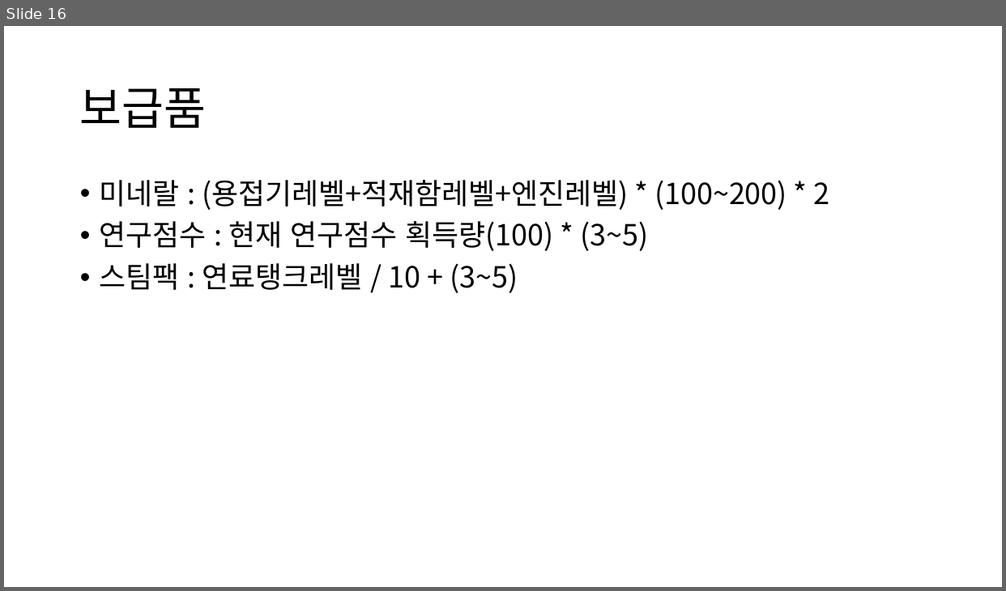
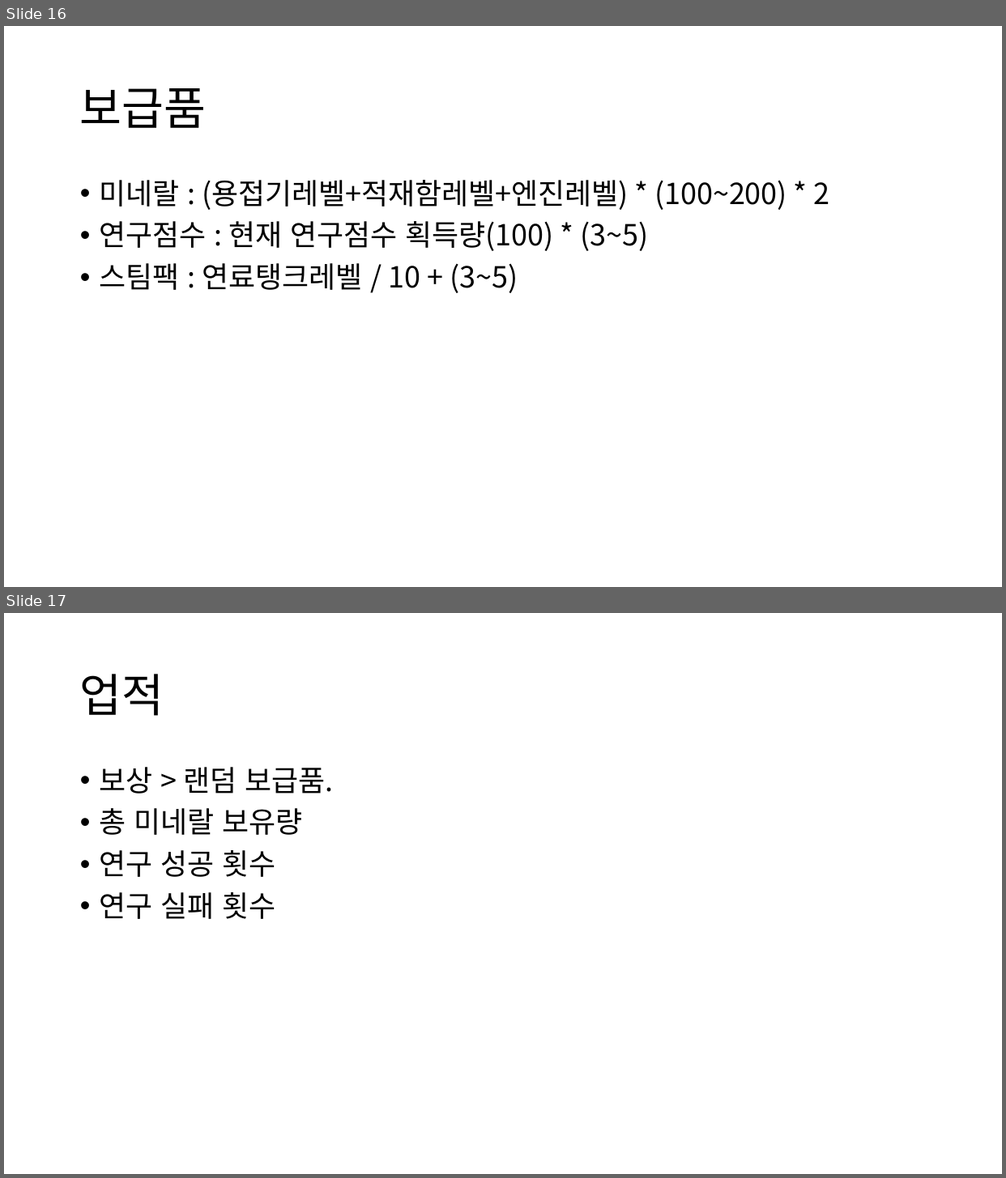
Before and after one commit to SungMinseok/IdleTerran1, a slide deck: SCV 24 기획안.pptx. Shown one above the other, each under a label of ours: slide 16 before the commit, slides 16 and 17 after it. The pictures are 1006x591 and 1006x1178 pixels, drawn with LibreOffice and Linux fonts; fonts in the diff are those of the drawing. Boxes give left, top, right and bottom in pixels: in the first picture for what was removed or moved away, otherwise in the second. Text is boxed around its words. In the diff, an @@ line names an element or a change of style, - is before the commit and + after.

```diff
--- a/SCV 24 기획안.pptx
+++ b/SCV 24 기획안.pptx
@@ slide 17 added at (x1=4, y1=613, x2=1002, y2=1174), background #FFFFFF @@
@@ title added at (x1=80, y1=674, x2=164, y2=716), 44 pt, text #000000 @@
+업적
@@ text added at (x1=99, y1=767, x2=333, y2=919), 28 pt, text #000000 @@
+• 보상 > 랜덤 보급품.
+• 총 미네랄 보유량
+• 연구 성공 횟수
+• 연구 실패 횟수
```
Also in this commit, not shown: 1 slide removed.
